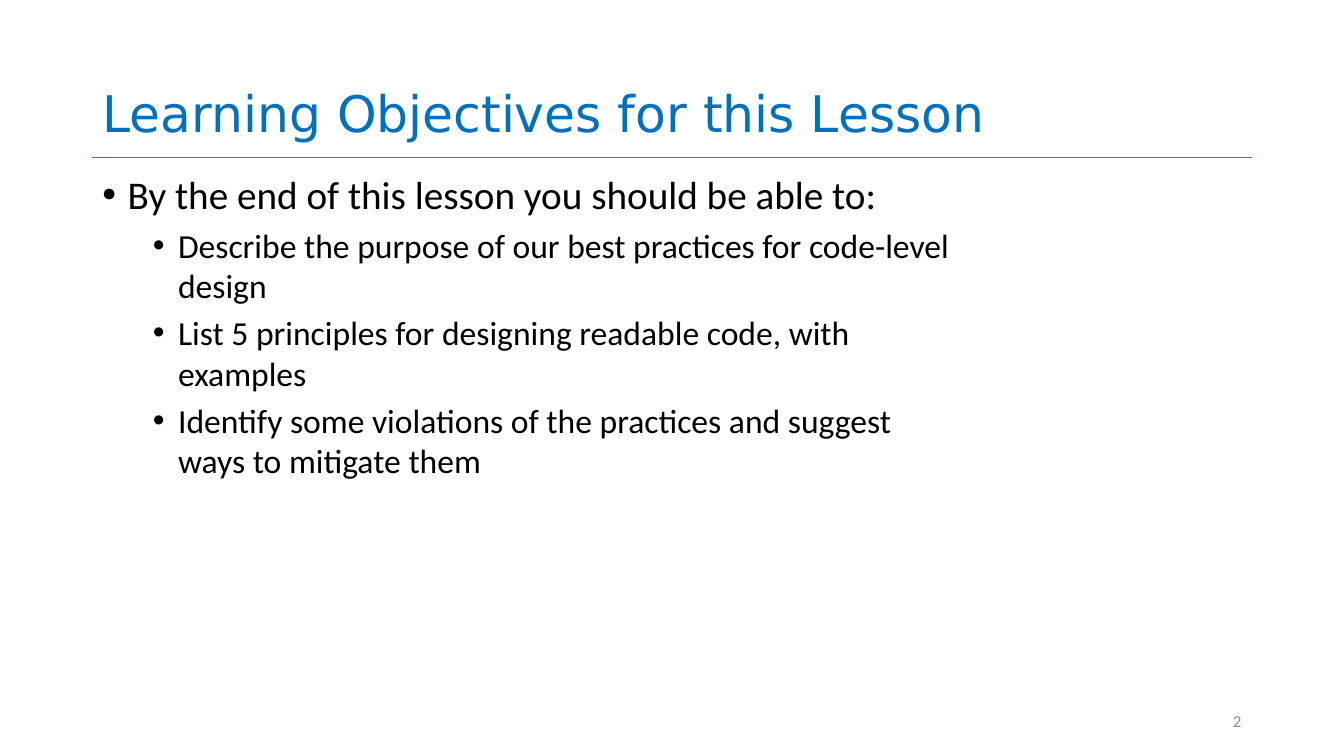
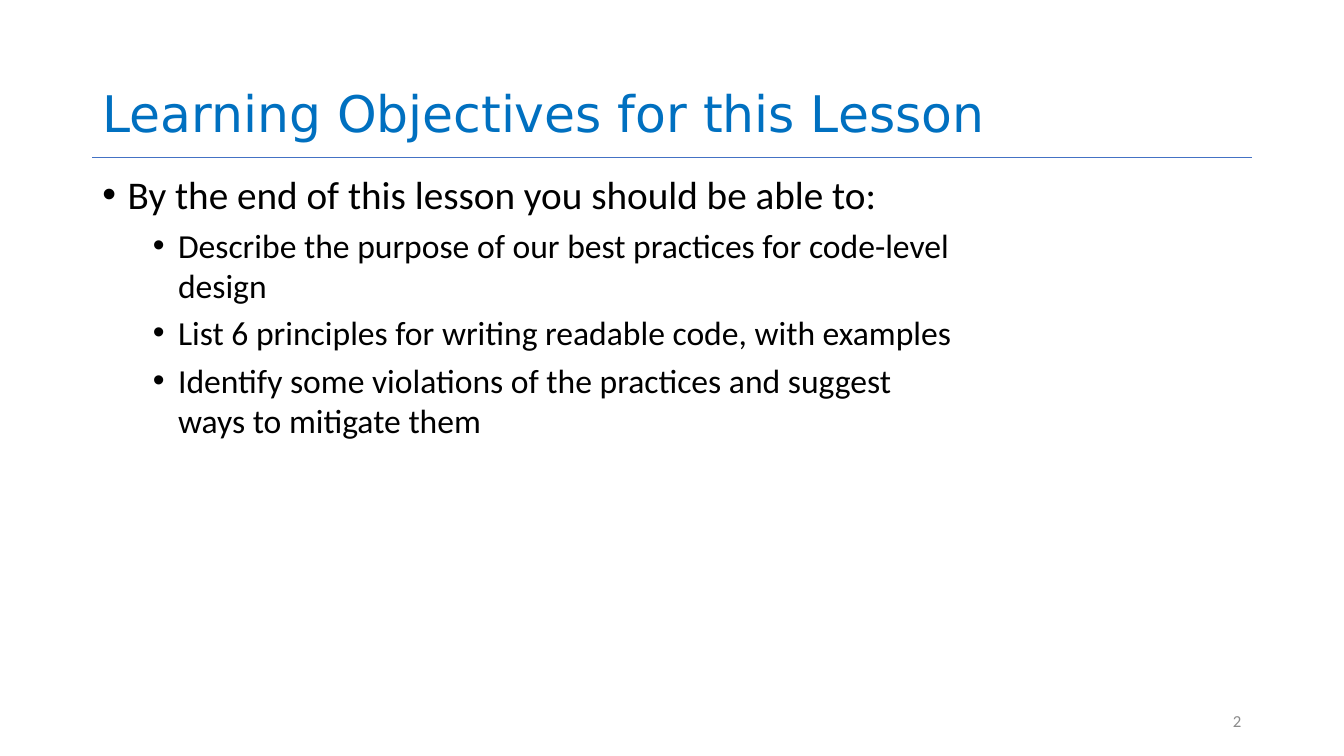
Before and after one commit to neu-se/CS4530-Spring-2026, a slide deck: slide 2 of Slides/Module 08 Code Level Design.pptx. Drawn at 1344x756 pixels with LibreOffice and Linux fonts; fonts in the diff are those of the drawing. Boxes give left, top, right and bottom in pixels: in the first picture for what was removed or moved away, otherwise in the second. Text is boxed around its words. In the diff, an @@ line names an element or a change of style, - is before the commit and + after.

```diff
--- a/Slides/Module 08 Code Level Design.pptx
+++ b/Slides/Module 08 Code Level Design.pptx
@@ text at (178, 321, 951, 351): text changed @@
-  • List 5 principles for designing readable code, with examples
+  • List 6 principles for writing readable code, with examples
```
Also in this commit, not shown: 14 other slides changed, 3 slides added, 1 other file.
